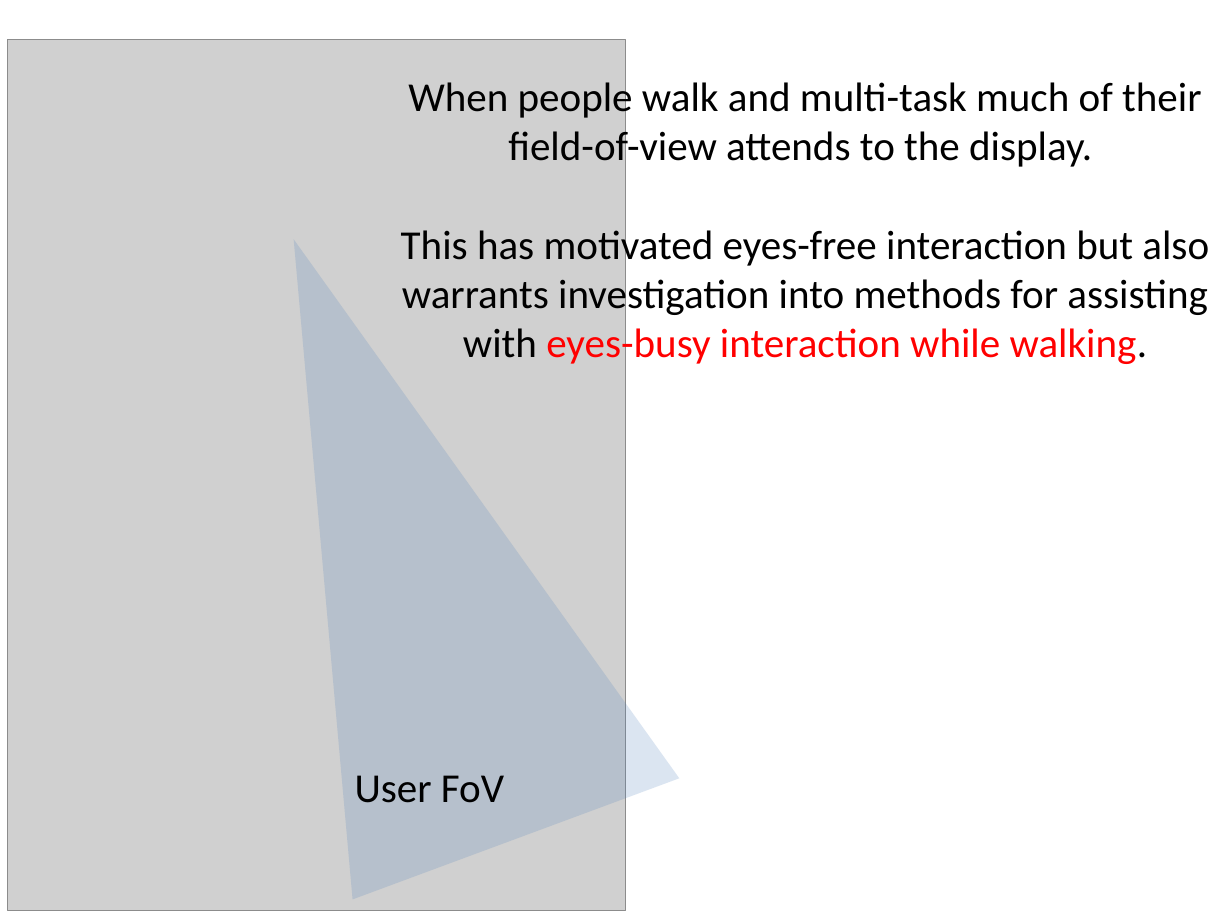
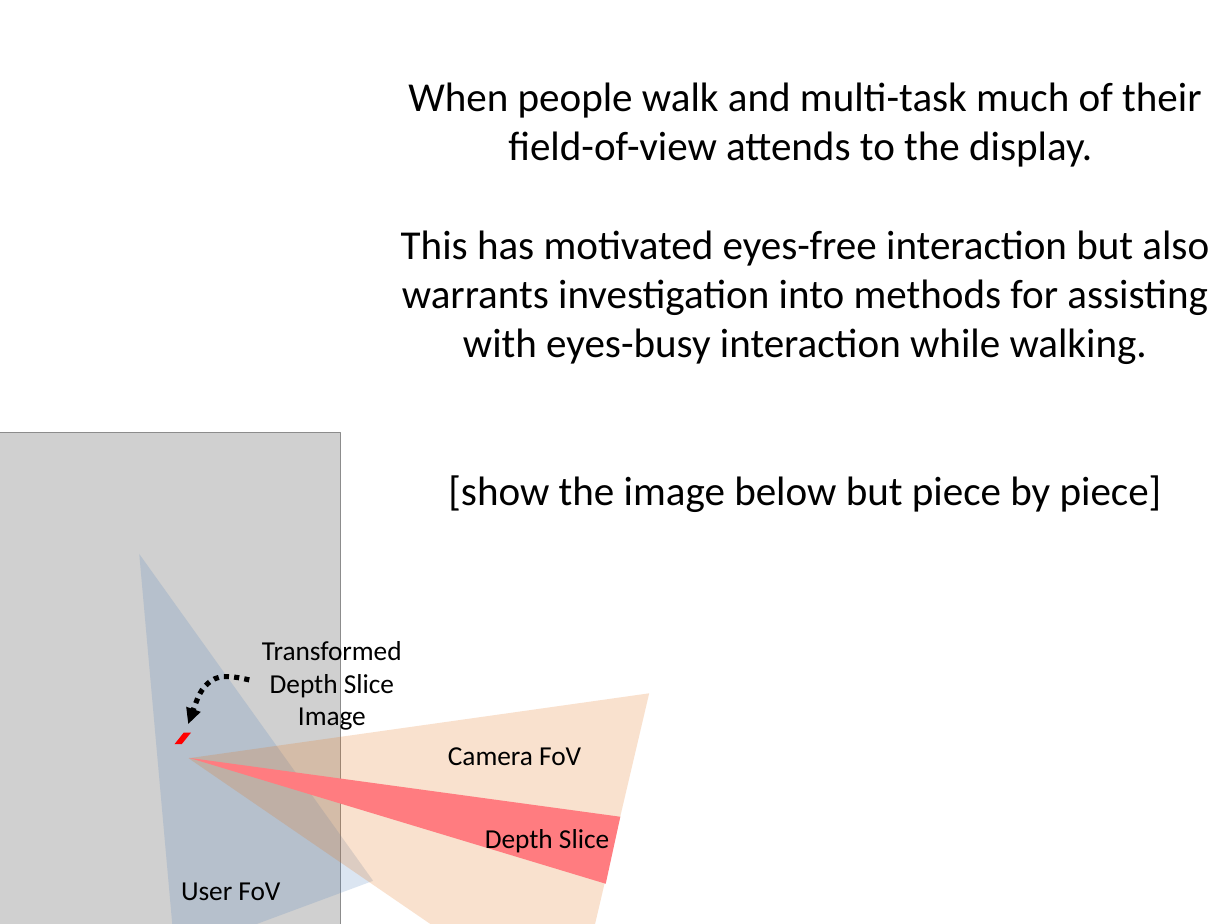
Before and after one commit to hcilab-um/CrashAlert, a slide deck: slide 3 of Docs/UIST 2012 - rejected/storyboard+images.pptx. Drawn at 1232x924 pixels with LibreOffice and Linux fonts; fonts in the diff are those of the drawing; grey boxes stand for pictures. Boxes give left, top, right and bottom in pixels: in the first picture for what was removed or moved away, otherwise in the second. Text is boxed around its words. In the diff, an @@ line names an element or a change of style, - is before the commit and + after.

```diff
--- a/Docs/UIST 2012 - rejected/storyboard+images.pptx
+++ b/Docs/UIST 2012 - rejected/storyboard+images.pptx
@@ text at [401,230,1209,364]: text colour #FF0000 to #000000 in "eyes-busy interaction while walking." @@
@@ picture: place and size @@
-picture at [7,39,626,910]
+picture at [0,432,340,924]
@@ text at [448,475,1162,512]: paragraph added @@
+[show the image below but piece by piece]
@@ triangle: place and size @@
-triangle at [130,179,679,899]
+triangle at [40,517,374,924]
@@ group added at [150,595,649,924]: 3 texts, 2 triangles, 1 parallelogram, 1 freeform shape @@
+Camera FoV
+Depth Slice
+Transformed Depth Slice Image
@@ text "User FoV": place and size @@
-text "User FoV" at [355,775,504,803]
+text "User FoV" at [181,882,280,900]
@@ text "User FoV" at [181,882,280,900]: size 24 to 16 pt @@
```
Also in this commit, not shown: 10 other slides changed, 7 slides added, 2 slides removed, 15 other files.
